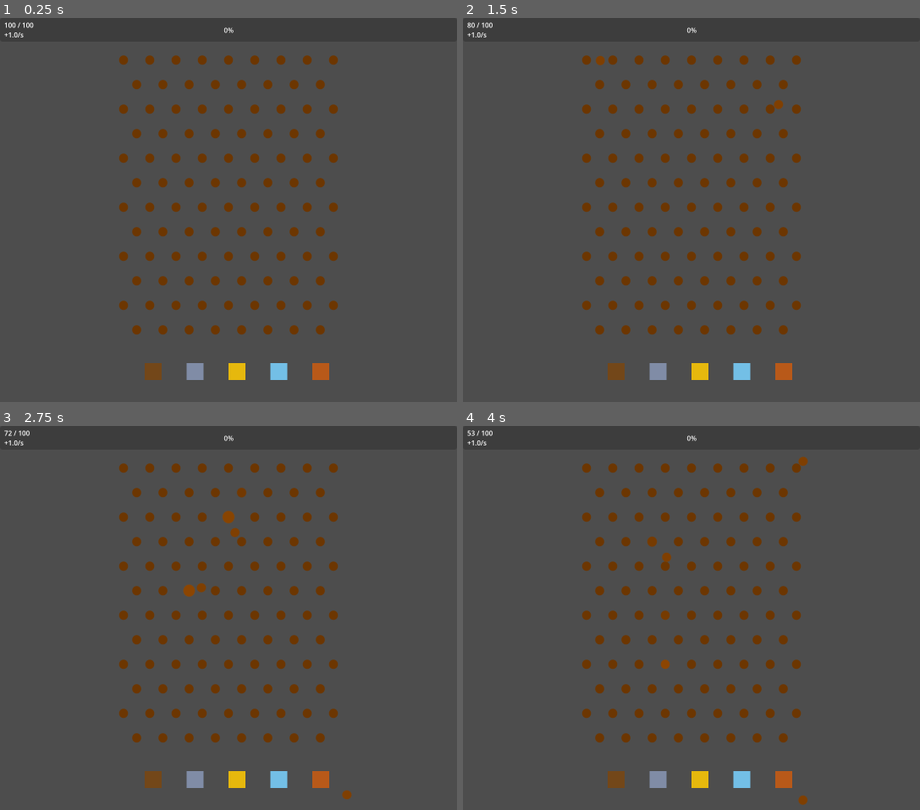
Above: before the commit, frames 1-4 (two rows, left to right).
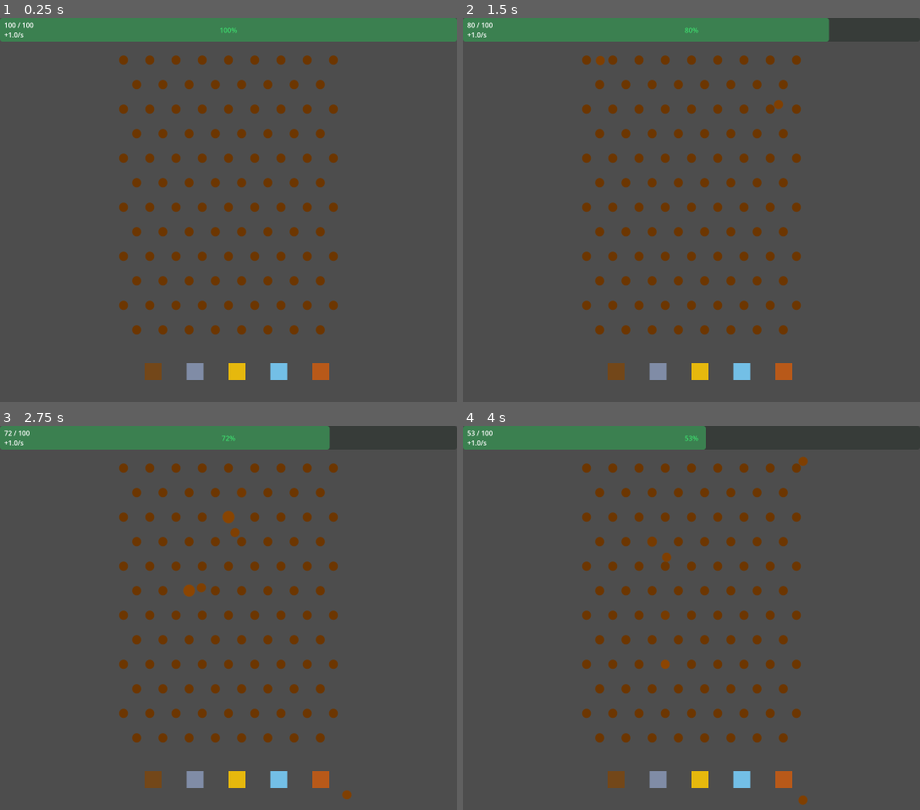
Above: after the commit, the same moments.

Repository: RafaelNTeixeira/ScrapFall
Game: Godot game, scene res://scenes/Main.tscn
Two runs of this game, one before a commit and one after it. Both use one fixed random seed, a clock stepped at 60 frames per second and the inputs below.
Inputs (mouse positions are in pixels of both pictures, inside the frame that each line leads up to):
- Up to frame 1 (0.25 s): no input
- Up to frame 2 (1.5 s): tap Enter at 0.5 s; move the mouse to (792, 321) at 0.52 s; click (792, 321) at 0.67 s; tap Space at 1.25 s; drag from (600, 390) to (586, 60) at 1.27 s
- Up to frame 3 (2.75 s): move the mouse to (274, 614) at 2.02 s; click (274, 614) at 2.17 s
- Up to frame 4 (4 s): drag from (outside the picture) to (586, 468) at 2.77 s; move the mouse to (outside the picture) at 3.52 s; click (outside the picture) at 3.67 s

The runs differ from the first frame. In frame 1, 6.1% of the frame differs, in the area x 0-100%, y 0-7%; in frame 2, 4.9%; in frame 3, 4.4%; in frame 4, 3.3%.

Commit message:
fix: Fixed wrong name being used for progress bar preventing it from working as expected

Diff:
--- a/scenes/PowerMeterUI.tscn
+++ b/scenes/PowerMeterUI.tscn
@@ -14,7 +14,7 @@
 grow_vertical = 2
 script = ExtResource("1_5wh6y")
 
-[node name="ProgressBar" type="ProgressBar" parent="Control" unique_id=989091035]
+[node name="FillBar" type="ProgressBar" parent="Control" unique_id=989091035]
 layout_mode = 0
 offset_right = 1080.0
 offset_bottom = 56.0
